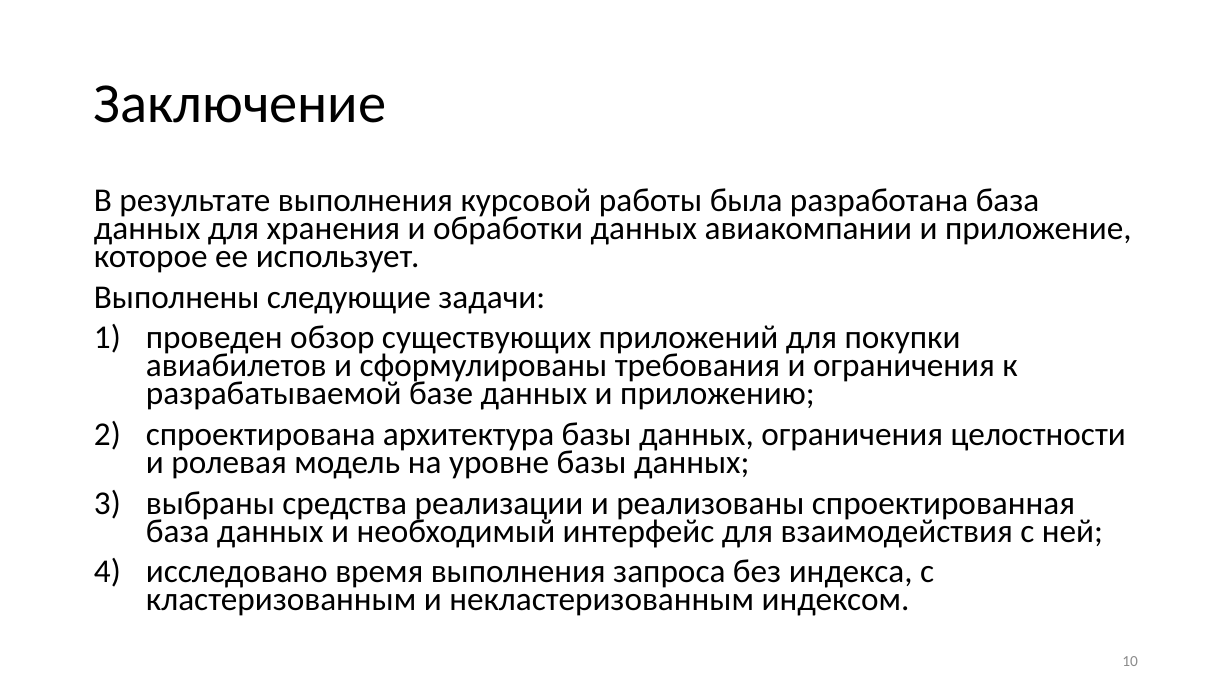
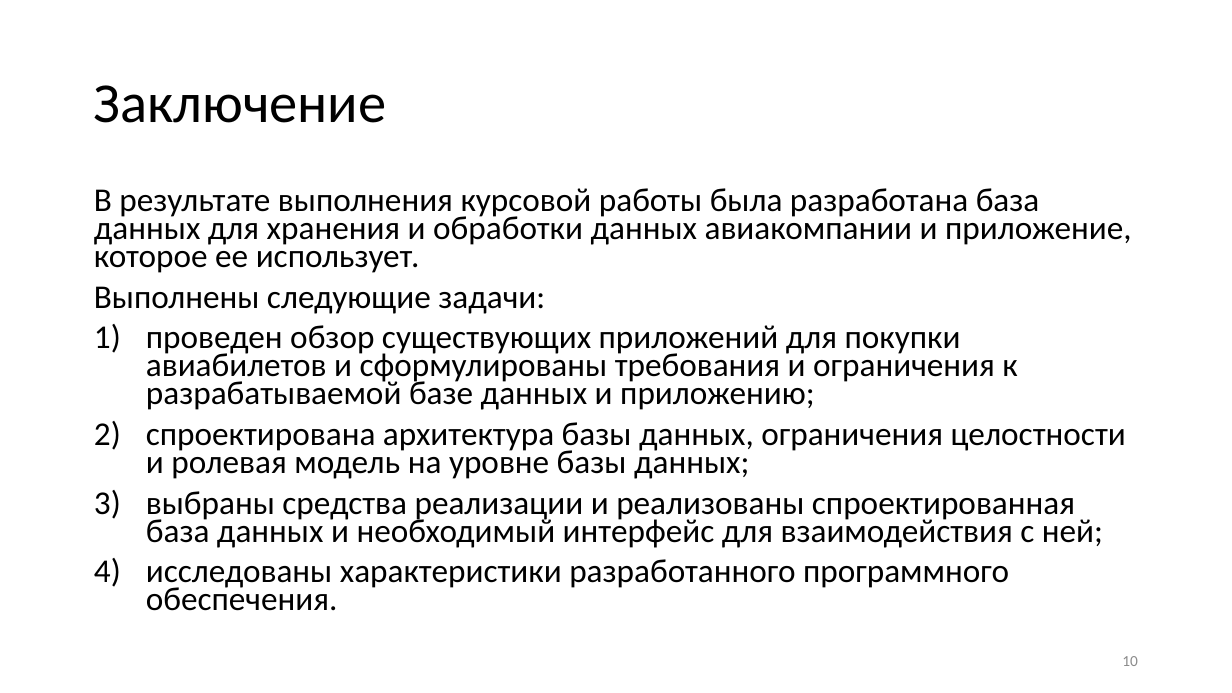
Before and after one commit to marchenko-vs/ics7-db-cp, a slide deck: slide 10 of presentation.pptx. Drawn at 1232x693 pixels with LibreOffice and Linux fonts; fonts in the diff are those of the drawing. Boxes give left, top, right and bottom in pixels: in the first picture for what was removed or moved away, otherwise in the second. Text is boxed around its words. In the diff, an @@ line names an element or a change of style, - is before the commit and + after.

```diff
--- a/presentation.pptx
+++ b/presentation.pptx
@@ text at (146, 559, 1009, 611): text changed @@
-4) исследовано время выполнения запроса без индекса, с кластеризованным и некластеризованным индексом.
+4) исследованы характеристики разработанного программного обеспечения.
```
Also in this commit, not shown: 5 other slides changed, 2 slides added, 2 slides removed, 35 other files.
